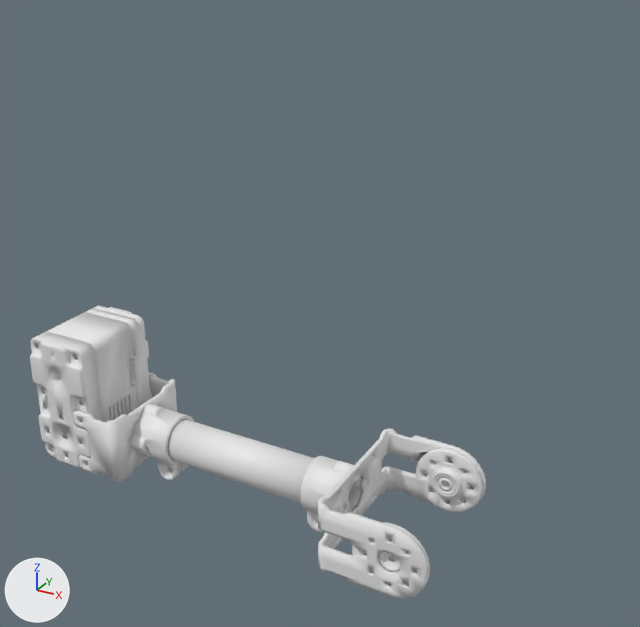
The glTF model public/link_2.gltf as it was, and as the next commit left it.
Before and after are seen from a camera (50 mm lens) standing at (0.086, -0.225, 0.177) and looking at (-0.041, 0.005, 0.061). The axes (+X, +Y, +Z) are drawn at lower left. The lights are the same throughout.

Objects in the first picture: 'link_2'.
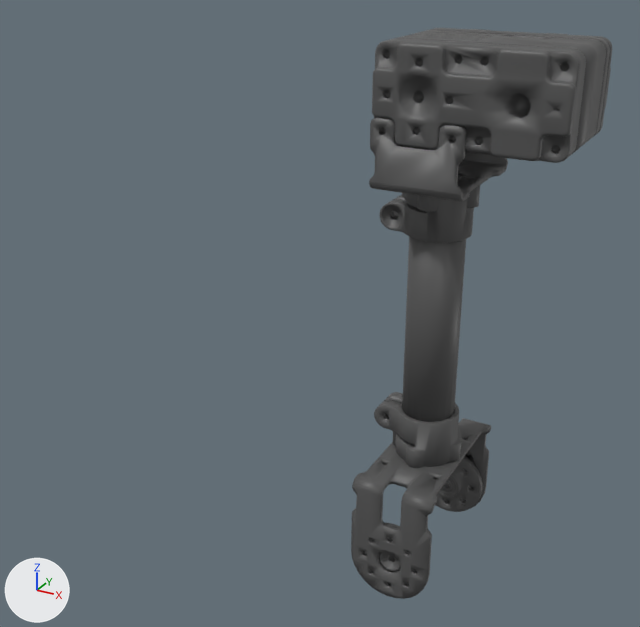
Commit message: add material

Where the change shows, as pixel boxes [x1, y1, x2, y2] in the pictures (640 x 627 px):
```json
{"object": "link_2", "change": "recoloured, turned", "before": [30, 306, 486, 599], "after": [351, 28, 612, 599]}
```

Scene script edits in JSON lines:
```json
{"op": "add", "block": "mat_material_001", "code": ["mat_material_001 = principled_material('Material.001')", "mat_material_001.base_color = (0.1, 0.1, 0.1)  # dark grey #595959", "mat_material_001.metallic = 0.1"]}
{"block": "me_link_2", "where": "me_link_2.from_pydata(...)  # 14792 vertices, 29568 faces; spans x -0.149..0.013, y -0.013..0.068, z -0.026..0.026"}
{"op": "add", "block": "me_link_2", "code": "me_link_2.materials.append(mat_material_001)  # dark grey #595959"}
{"op": "set", "path": "ob_link_2.rotation_euler", "old": "(1.571, -0.209, 0.0)", "new": "(1.571, 1.361, 0.0)", "note": "degrees (90, -12, 0) -> degrees (90, 78, 0)"}
```
